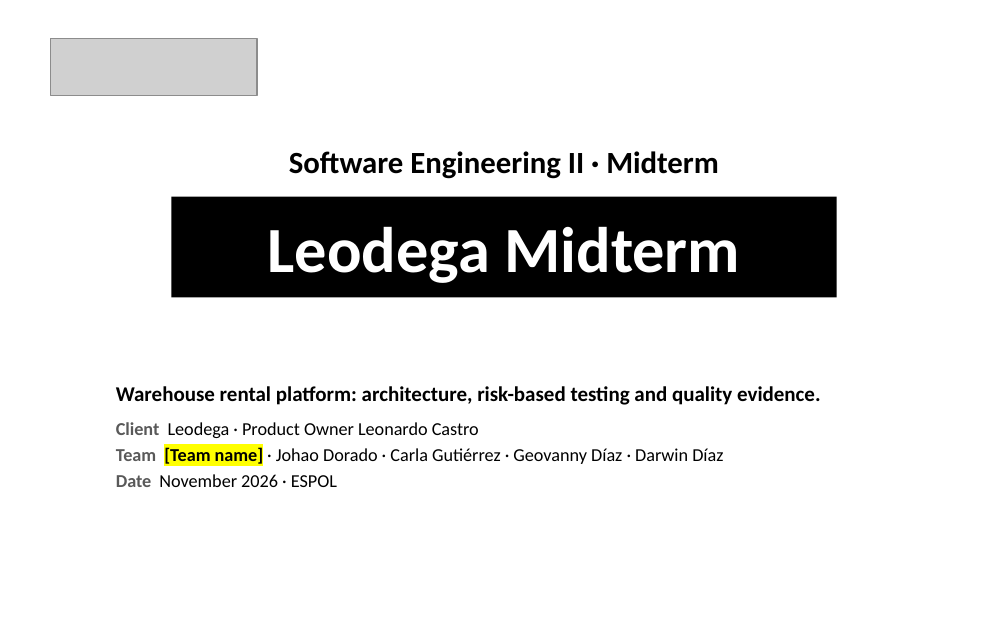
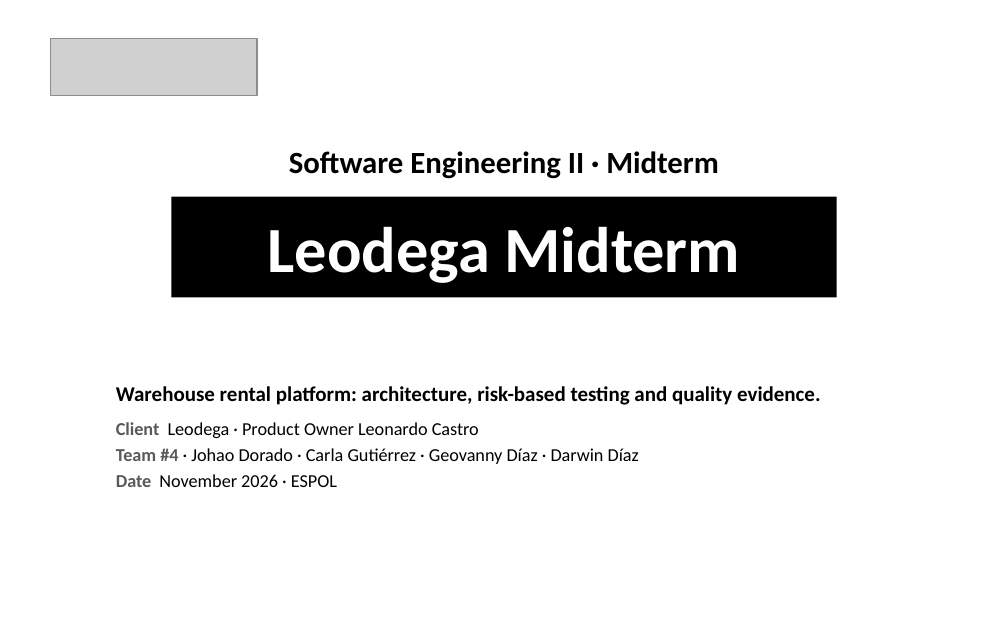
Before and after one commit to Darwin4050E/DocumentacionLeodegaIS2, a slide deck: slide 1 of slides-design/leodega-midterm-deck.pptx. Drawn at 1008x630 pixels with LibreOffice and Linux fonts; fonts in the diff are those of the drawing; grey boxes stand for pictures; background and template pictures are left out. Boxes give left, top, right and bottom in pixels: in the first picture for what was removed or moved away, otherwise in the second. Text is boxed around its words. In the diff, an @@ line names an element or a change of style, - is before the commit and + after.

```diff
--- a/slides-design/leodega-midterm-deck.pptx
+++ b/slides-design/leodega-midterm-deck.pptx
@@ text at (x1=116, y1=448, x2=639, y2=464): text changed @@
-Team [Team name] · Johao Dorado · Carla Gutiérrez · Geovanny Díaz · Darwin Díaz
+Team #4 · Johao Dorado · Carla Gutiérrez · Geovanny Díaz · Darwin Díaz
```
Also in this commit, not shown: 3 other slides changed, 9 other files.
